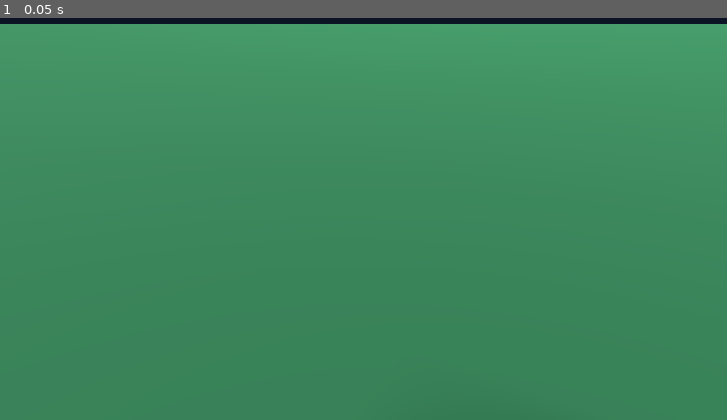
Above: before the commit, frame 1.
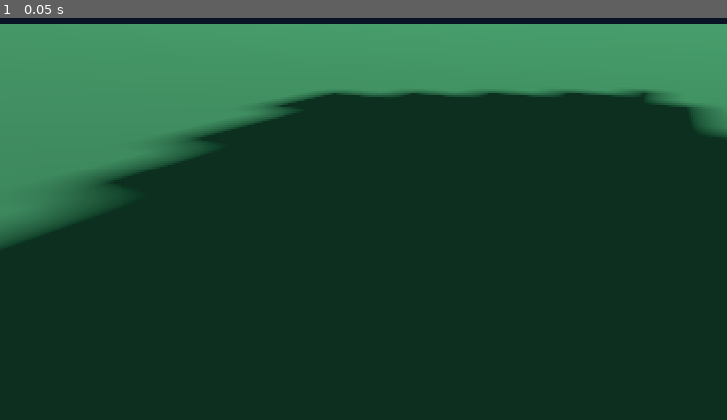
Above: after the commit, the same moment.

Repository: papakermitsbambam2016-coder/ThatVRKidd-Fangame
Game: Godot game, scene res://Scenes/Main.tscn
Two runs of this game, one before a commit and one after it. Both use one fixed random seed, a clock stepped at 60 frames per second and the inputs below.
Inputs:
- Up to frame 1 (0.05 s): no input

The runs differ from the first frame. In frame 1, 74% of the frame differs, in the area x 0-100%, y 18-100%.
Error before the commit: Parse Error: Expected end of statement after bodyless function declaration, found "(" instead. (res://Scripts/Client/ClientMenu.gd:167)

Commit message:
Add complete ThatVRKidd Client menu
Refactor button creation for better readability and maintainability. Update physics process to handle null controller case and improve settings management.

Diff:
--- a/Scripts/Client/ClientMenu.gd
+++ b/Scripts/Client/ClientMenu.gd
@@ -37,7 +37,12 @@
 
 
 func _physics_process(_delta: float) -> void:
-	var trigger_pressed := right_controller.is_button_pressed("trigger_click")
+	if right_controller == null:
+		return
+
+	var trigger_pressed := right_controller.is_button_pressed(
+		"trigger_click"
+	)
 
 	if trigger_pressed and not trigger_was_pressed:
 		press_pointed_button()
@@ -54,13 +59,19 @@
 	background.mesh = background_mesh
 
 	var background_material := StandardMaterial3D.new()
-	background_material.albedo_color = Color(0.025, 0.03, 0.05, 0.96)
+	background_material.albedo_color = Color(
+		0.025,
+		0.03,
+		0.05,
+		0.96
+	)
 	background_material.roughness = 0.8
+
 	background.material_override = background_material
-
 	add_child(background)
 
 	title_label = Label3D.new()
+	title_label.name = "Title"
 	title_label.position = Vector3(0, 0.275, 0.025)
 	title_label.pixel_size = 0.0018
 	title_label.font_size = 52
@@ -70,9 +81,10 @@
 	add_child(title_label)
 
 	status_label = Label3D.new()
-	status_label.position = Vector3(0, -0.285, 0.025)
-	status_label.pixel_size = 0.0013
-	status_label.font_size = 38
+	status_label.name = "Status"
+	status_label.position = Vector3(0, -0.29, 0.025)
+	status_label.pixel_size = 0.0011
+	status_label.font_size = 34
 	status_label.modulate = Color.WHITE
 	status_label.outline_size = 6
 	status_label.text = "Main Menu"
@@ -86,12 +98,47 @@
 	title_label.text = "ThatVRKidd Client"
 	status_label.text = "Main Menu"
 
-	create_button("SETTINGS", "settings", 0.19, false)
-	create_button("LONG ARMS", "long_arms", 0.105, long_arms_enabled)
-	create_button("MOSA SPEED", "mosa", 0.02, mosa_enabled)
-	create_button("SPEED BOOST", "speed", -0.065, speed_boost_enabled)
-	create_button("FLY", "fly", -0.15, fly_enabled)
-	create_button("PLATFORMS", "platforms", -0.235, platforms_enabled)
+	create_button(
+		"SETTINGS",
+		"settings",
+		0.19,
+		false
+	)
+
+	create_button(
+		"LONG ARMS",
+		"long_arms",
+		0.105,
+		long_arms_enabled
+	)
+
+	create_button(
+		"MOSA SPEED",
+		"mosa",
+		0.02,
+		mosa_enabled
+	)
+
+	create_button(
+		"SPEED BOOST",
+		"speed",
+		-0.065,
+		speed_boost_enabled
+	)
+
+	create_button(
+		"FLY",
+		"fly",
+		-0.15,
+		fly_enabled
+	)
+
+	create_button(
+		"PLATFORMS",
+		"platforms",
+		-0.235,
+		platforms_enabled
+	)
 
 
 func show_settings_page() -> void:
@@ -101,36 +148,76 @@
 	title_label.text = "SETTINGS"
 	status_label.text = get_settings_status()
 
-	create_button("EXIT TO MAIN MENU", "main_menu", 0.19, false)
-	create_button("WORLD SCALE +", "world_scale_up", 0.105, false)
-	create_button("WORLD SCALE -", "world_scale_down", 0.02, false)
-	create_button("ARM LENGTH +", "arm_length_up", -0.065, false)
-	create_button("ARM LENGTH -", "arm_length_down", -0.15, false)
-	create_button("RESET SETTINGS", "reset", -0.235, false)
+	create_button(
+		"EXIT TO MAIN MENU",
+		"main_menu",
+		0.19,
+		false
+	)
+
+	create_button(
+		"WORLD SCALE +",
+		"world_scale_up",
+		0.105,
+		false
+	)
+
+	create_button(
+		"WORLD SCALE -",
+		"world_scale_down",
+		0.02,
+		false
+	)
+
+	create_button(
+		"ARM LENGTH +",
+		"arm_length_up",
+		-0.065,
+		false
+	)
+
+	create_button(
+		"ARM LENGTH -",
+		"arm_length_down",
+		-0.15,
+		false
+	)
+
+	create_button(
+		"RESET SETTINGS",
+		"reset",
+		-0.235,
+		false
+	)
 
 
 func create_button(
-		button_text: String,
-		action: String,
-		y_position: float,
-		enabled: bool
-	) -> void:
+	button_text: String,
+	action: String,
+	y_position: float,
+	enabled: bool
+) -> void:
 
 	var button := Area3D.new()
+	button.name = action
 	button.position = Vector3(0, y_position, 0.035)
 	button.collision_layer = 8
 	button.collision_mask = 0
+
 	button.set_meta("menu_action", action)
 	button.set_meta("button_text", button_text)
 
 	var collision := CollisionShape3D.new()
 	var shape := BoxShape3D.new()
+
 	shape.size = Vector3(0.4, 0.065, 0.035)
 	collision.shape = shape
+
 	button.add_child(collision)
 
 	var mesh_instance := MeshInstance3D.new()
 	var mesh := BoxMesh.new()
+
 	mesh.size = Vector3(0.4, 0.065, 0.03)
 	mesh_instance.mesh = mesh
 
@@ -141,7 +228,9 @@
 	else:
 		material.albedo_color = Color(0.14, 0.16, 0.2)
 
+	material.roughness = 0.75
 	mesh_instance.material_override = material
+
 	button.add_child(mesh_instance)
 
 	var label := Label3D.new()
@@ -151,9 +240,10 @@
 	label.text = button_text
 	label.modulate = Color.WHITE
 	label.outline_size = 5
+
 	button.add_child(label)
-
 	add_child(button)
+
 	buttons.append(button)
 
 
@@ -164,24 +254,35 @@
 	buttons.clear()
 
 
-func press_pointed_button()() -> void:
+func press_pointed_button() -> void:
 	var ray_start := right_controller.global_position
-	var ray_end := ray_start + - right_controller.global_basis.z * 4.0
-
-	var query := PhysicsRayQueryParameters3D.create(ray_start, ray_end)
+	var ray_direction := -right_controller.global_basis.z
+	var ray_end := ray_start + ray_direction * 4.0
+
+	var query := PhysicsRayQueryParameters3D.create(
+		ray_start,
+		ray_end
+	)
+
 	query.collision_mask = 8
 	query.collide_with_areas = true
 	query.collide_with_bodies = false
 
-	var result := get_world_3d().direct_space_state.intersect_ray(query)
+	var result := get_world_3d().direct_space_state.intersect_ray(
+		query
+	)
 
 	if result.is_empty():
 		return
 
-	var collider := result["collider"]
+	var collider: Object = result["collider"]
 
 	if collider.has_meta("menu_action"):
-		run_action(str(collider.get_meta("menu_action")))
+		var action := str(
+			collider.get_meta("menu_action")
+		)
+
+		run_action(action)
 
 
 func run_action(action: String) -> void:
@@ -194,72 +295,146 @@
 
 		"long_arms":
 			long_arms_enabled = not long_arms_enabled
+			send_settings_to_player()
 			show_main_page()
 
 		"mosa":
 			mosa_enabled = not mosa_enabled
-
-			if mosa_enabled:
-				player.push_strength = 1.15
-				player.maximum_speed = 8.5
-			else:
-				player.push_strength = 1.0
-				player.maximum_speed = 7.0
-
+			apply_movement_settings()
 			show_main_page()
 
 		"speed":
 			speed_boost_enabled = not speed_boost_enabled
-
-			if speed_boost_enabled:
-				player.maximum_speed = 12.0
-				player.push_strength = 1.4
-			else:
-				player.maximum_speed = 7.0
-				player.push_strength = 1.0
-
+			apply_movement_settings()
 			show_main_page()
 
 		"fly":
 			fly_enabled = not fly_enabled
+			send_settings_to_player()
 			show_main_page()
 
 		"platforms":
 			platforms_enabled = not platforms_enabled
+			send_settings_to_player()
 			show_main_page()
 
 		"world_scale_up":
-			world_scale = min(world_scale + 0.1, 2.0)
+			world_scale = min(
+				world_scale + 0.1,
+				2.0
+			)
+
 			apply_scale_settings()
 			show_settings_page()
 
 		"world_scale_down":
-			world_scale = max(world_scale - 0.1, 0.5)
+			world_scale = max(
+				world_scale - 0.1,
+				0.5
+			)
+
 			apply_scale_settings()
 			show_settings_page()
 
 		"arm_length_up":
-			arm_multiplier = min(arm_multiplier + 0.1, 3.0)
+			arm_multiplier = min(
+				arm_multiplier + 0.1,
+				3.0
+			)
+
+			send_settings_to_player()
 			show_settings_page()
 
 		"arm_length_down":
-			arm_multiplier = max(arm_multiplier - 0.1, 1.0)
+			arm_multiplier = max(
+				arm_multiplier - 0.1,
+				1.0
+			)
+
+			send_settings_to_player()
 			show_settings_page()
 
 		"reset":
-			world_scale = 1.0
-			arm_multiplier = 1.0
-			apply_scale_settings()
-			show_settings_page()
+			reset_all_settings()
+			show_settings_page()
+
+
+func apply_movement_settings() -> void:
+	var new_push_strength := 1.0
+	var new_maximum_speed := 7.0
+
+	if mosa_enabled:
+		new_push_strength = 1.15
+		new_maximum_speed = 8.5
+
+	if speed_boost_enabled:
+		new_push_strength = 1.4
+		new_maximum_speed = 12.0
+
+	player.set(
+		"push_strength",
+		new_push_strength
+	)
+
+	player.set(
+		"maximum_speed",
+		new_maximum_speed
+	)
+
+	send_settings_to_player()
 
 
 func apply_scale_settings() -> void:
-	var origin: XROrigin3D = player.get_node("XROrigin3D")
-	origin.world_scale = world_scale
+	var origin := player.get_node_or_null(
+		"XROrigin3D"
+	)
+
+	if origin is XROrigin3D:
+		origin.scale = Vector3.ONE * world_scale
+
+	send_settings_to_player()
+
+
+func send_settings_to_player() -> void:
+	if player.has_method("set_client_settings"):
+		player.call(
+			"set_client_settings",
+			long_arms_enabled,
+			arm_multiplier,
+			fly_enabled,
+			platforms_enabled
+		)
+
+
+func reset_all_settings() -> void:
+	world_scale = 1.0
+	arm_multiplier = 1.0
+
+	long_arms_enabled = false
+	mosa_enabled = false
+	speed_boost_enabled = false
+	fly_enabled = false
+	platforms_enabled = false
+
+	player.set("push_strength", 1.0)
+	player.set("maximum_speed", 7.0)
+
+	apply_scale_settings()
+	send_settings_to_player()
 
 
 func get_settings_status() -> String:
-	return "Scale %.1fx | Arms %.1fx" % [
-		world_scale,
-		arm_multiplier
-	]
+	return (
+		"Scale: "
+		+ str(snapped(world_scale, 0.1))
+		+ " | Arms: "
+		+ str(snapped(arm_multiplier, 0.1))
+	)
+
+
+func set_menu_visible(menu_visible: bool) -> void:
+	visible = menu_visible
+
+	for button in buttons:
+		button.monitoring = menu_visible
+		button.monitorable = menu_visible
